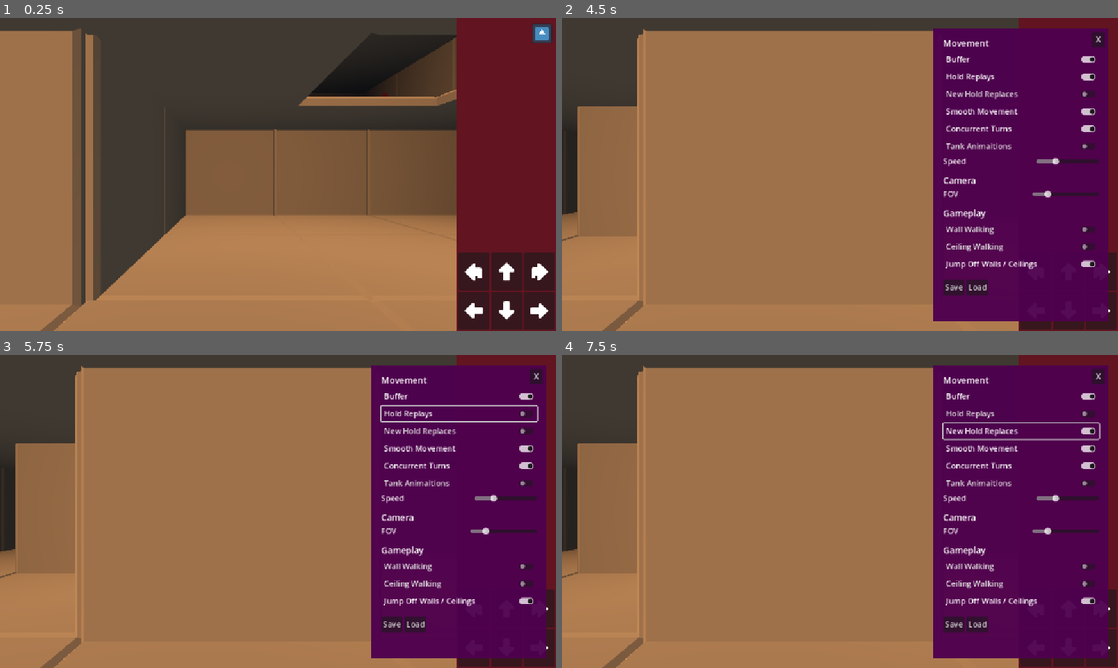
Above: before the commit, frames 1-4 (two rows, left to right).
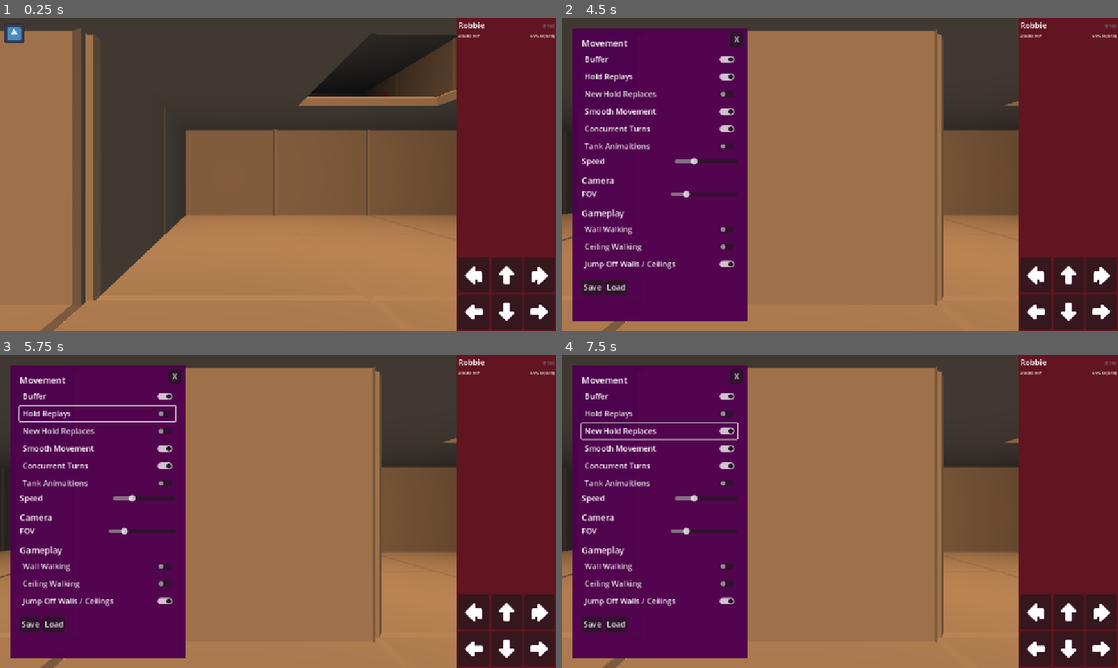
Above: after the commit, the same moments.

Repository: local-minimum/geriatric-crawler
Game: Godot game, scene res://main.tscn
The game is run twice, just before and just after one commit, with the same random seed, the same clock (stepped at 60 frames per second) and the same inputs. The engine's default icon, where the game draws it, is replaced by a stand-in: a white triangle on a blue panel in a dark square.
Inputs (mouse positions are in pixels of both pictures, inside the frame that each line leads up to; where the layout moved, square brackets give the same spot in the first picture):
- Up to frame 1 (0.25 s): no input
- Up to frame 2 (4.5 s): click (1034, 274) [1034, 271] at 0.5 s; click (1067, 274) [1067, 271] at 1.25 s; click (1101, 274) [1101, 271] at 2 s; click (1034, 312) [1034, 309] at 2.75 s; click (1101, 312) [1101, 309] at 3.5 s; click (573, 33) [1101, 33] at 4.25 s
- Up to frame 3 (5.75 s): click "Hold Replays" at 5 s
- Up to frame 4 (7.5 s): click "Hold Replays" at 5.75 s; click "Hold Replays" at 6.5 s; click "New Hold Replaces" at 7.25 s

The runs differ from the first frame. In frame 1, 1.3% of the frame differs, in the area x 0-100%, y 1-97%; in frame 2, 59%, in the area x 1-100%, y 1-97%; in frame 3, 59%; in frame 4, 59%.

Commit message:
Add exploration ui for robot

Diff:
--- a/main.tscn
+++ b/main.tscn
@@ -62,11 +62,12 @@
 environment = SubResource("Environment_ig7tw")
 camera_attributes = SubResource("CameraAttributesPractical_0xm2m")
 
-[node name="Exploration UI" parent="." node_paths=PackedStringArray("level") instance=ExtResource("4_1bvp3")]
+[node name="Exploration UI" parent="." node_paths=PackedStringArray("level", "battle") instance=ExtResource("4_1bvp3")]
 layout_mode = 1
 anchors_preset = -1
 anchor_left = 0.82
 offset_left = 0.0
 level = NodePath("../SubViewportContainer/SubViewport/TestLevel")
+battle = NodePath("../Battle Mode")
 
 [node name="Battle Mode" parent="." instance=ExtResource("5_lquwl")]
--- a/resources/base-robot.tres
+++ b/resources/base-robot.tres
@@ -12,9 +12,21 @@
 [ext_resource type="Resource" uid="uid://bprdlp26xbu37" path="res://resources/robot_abilities/exploration/climbing-1.tres" id="9_2kcf8"]
 [ext_resource type="Resource" uid="uid://dpy5qucyu25fx" path="res://resources/robot_abilities/exploration/lock-picking-2.tres" id="10_hp843"]
 [ext_resource type="Script" uid="uid://cqlxwfe858g4h" path="res://scripts/card_battle/battle_card_data.gd" id="12_lew8e"]
+[ext_resource type="Resource" uid="uid://dcob2h4luvnbl" path="res://resources/player_cards/card_defrag_5.tres" id="13_e4jh0"]
+[ext_resource type="Resource" uid="uid://bc3f2625tdj67" path="res://resources/player_cards/card_defrag_70.tres" id="14_ta0qa"]
+[ext_resource type="Resource" uid="uid://duylk5tm5e1wb" path="res://resources/player_cards/card_defrag_120.tres" id="15_c4jpc"]
+[ext_resource type="Resource" uid="uid://ehfht5qywnnf" path="res://resources/player_cards/card_defrag_370.tres" id="16_a1hkw"]
+[ext_resource type="Resource" uid="uid://b8yrhm4ltj06q" path="res://resources/player_cards/card_fortify-55.tres" id="17_s8fqk"]
+[ext_resource type="Resource" uid="uid://xg54tmjf202g" path="res://resources/player_cards/card_fortify-200.tres" id="18_wbmxl"]
+[ext_resource type="Resource" uid="uid://dyw8d4pex4rg1" path="res://resources/player_cards/card_recharge-735.tres" id="19_lqutm"]
+[ext_resource type="Resource" uid="uid://dxetlv5x2uqs5" path="res://resources/player_cards/card_slam-95.tres" id="20_uq2bs"]
+[ext_resource type="Resource" uid="uid://dwadtd6nwvwd5" path="res://resources/player_cards/card_slam-150.tres" id="21_es0jf"]
+[ext_resource type="Resource" uid="uid://cuqk7tuums5ds" path="res://resources/player_cards/card_slam-810.tres" id="22_hvicc"]
 
 [resource]
 script = ExtResource("2_je4nw")
+id = "base-robot"
+model_name = "B100"
 innate_abilities = Array[ExtResource("1_olfye")]([ExtResource("2_i2741"), ExtResource("3_lew8e")])
 level_1_options = Array[ExtResource("1_olfye")]([ExtResource("4_mno2y")])
 level_2_options = Array[ExtResource("1_olfye")]([ExtResource("5_3en2o"), ExtResource("6_n57fe")])
@@ -24,5 +36,5 @@
 level_2_steps = 4
 level_3_steps = 5
 level_4_steps = 6
-starter_deck = Array[ExtResource("12_lew8e")]([])
+starter_deck = Array[ExtResource("12_lew8e")]([ExtResource("13_e4jh0"), ExtResource("14_ta0qa"), ExtResource("15_c4jpc"), ExtResource("16_a1hkw"), ExtResource("17_s8fqk"), ExtResource("18_wbmxl"), ExtResource("19_lqutm"), ExtResource("20_uq2bs"), ExtResource("21_es0jf"), ExtResource("22_hvicc")])
 metadata/_custom_type_script = "uid://cy6jm0o40d2qm"
--- a/scenes/dungeon/test_level.tscn
+++ b/scenes/dungeon/test_level.tscn
@@ -507,7 +507,7 @@
 variant_id = "target-dummy"
 variant_name = "Target Dummy"
 level = 1
-deck = NodePath("")
+deck = NodePath("BattleDeck")
 brain = NodePath("BattleStrategies")
 _target_system = NodePath("BattleEnemyTargetSystem")
 sprite = ExtResource("12_26eu7")
@@ -555,7 +555,7 @@
 variant_id = "target-dummy"
 variant_name = "Target Dummy"
 level = 1
-deck = NodePath("")
+deck = NodePath("BattleDeck")
 brain = NodePath("BattleStrategies")
 _target_system = NodePath("BattleEnemyTargetSystem")
 sprite = ExtResource("12_26eu7")
@@ -581,7 +581,7 @@
 variant_id = "target-dummy"
 variant_name = "Target Dummy"
 level = 1
-deck = NodePath("")
+deck = NodePath("BattleDeck")
 brain = NodePath("BattleStrategies")
 _target_system = NodePath("BattleEnemyTargetSystem")
 sprite = ExtResource("12_26eu7")
--- a/scenes/ui/exploration_ui.tscn
+++ b/scenes/ui/exploration_ui.tscn
@@ -1,7 +1,8 @@
-[gd_scene load_steps=8 format=3 uid="uid://d3iceirfj21qw"]
+[gd_scene load_steps=9 format=3 uid="uid://d3iceirfj21qw"]
 
 [ext_resource type="Script" uid="uid://dng6kx20nqasv" path="res://scripts/ui/exploration_ui.gd" id="1_jvesw"]
 [ext_resource type="Texture2D" uid="uid://37t534r3ua0p" path="res://sprites/kenny game icons/open-xflipped.png" id="2_m3jmt"]
+[ext_resource type="Script" uid="uid://ds0xko5iuludm" path="res://scripts/ui/exploration_robot_ui.gd" id="2_rfm22"]
 [ext_resource type="Texture2D" uid="uid://cev0382nhv46i" path="res://sprites/kenny game icons/arrowUp.png" id="3_rfm22"]
 [ext_resource type="Texture2D" uid="uid://davhidpjbpjq2" path="res://sprites/kenny game icons/open.png" id="4_eifl5"]
 [ext_resource type="Texture2D" uid="uid://bowjve07f2wq0" path="res://sprites/kenny game icons/arrowLeft.png" id="5_4stpx"]
@@ -41,6 +42,60 @@
 [node name="VBoxContainer" type="VBoxContainer" parent="MarginContainer"]
 layout_mode = 2
 theme_override_constants/separation = 4
+
+[node name="RobotInfo" type="VBoxContainer" parent="MarginContainer/VBoxContainer" node_paths=PackedStringArray("_exploration_ui", "_name_label", "_model_label", "_health_label", "_level_label")]
+layout_mode = 2
+theme_override_constants/separation = 1
+script = ExtResource("2_rfm22")
+_exploration_ui = NodePath("../../..")
+_name_label = NodePath("Name & Model/Name")
+_model_label = NodePath("Name & Model/Model")
+_health_label = NodePath("Health & Level/Health")
+_level_label = NodePath("Health & Level/Level")
+
+[node name="Name & Model" type="HBoxContainer" parent="MarginContainer/VBoxContainer/RobotInfo"]
+layout_mode = 2
+
+[node name="Name" type="Label" parent="MarginContainer/VBoxContainer/RobotInfo/Name & Model"]
+layout_mode = 2
+mouse_filter = 1
+text = "Robbie"
+
+[node name="Spacer" type="Control" parent="MarginContainer/VBoxContainer/RobotInfo/Name & Model"]
+layout_mode = 2
+size_flags_horizontal = 3
+size_flags_vertical = 3
+size_flags_stretch_ratio = 3.0
+mouse_filter = 1
+
+[node name="Model" type="Label" parent="MarginContainer/VBoxContainer/RobotInfo/Name & Model"]
+layout_mode = 2
+mouse_filter = 1
+theme_override_colors/font_color = Color(0.479183, 0.479183, 0.479183, 1)
+theme_override_font_sizes/font_size = 10
+text = "D100"
+
+[node name="Health & Level" type="HBoxContainer" parent="MarginContainer/VBoxContainer/RobotInfo"]
+layout_mode = 2
+
+[node name="Health" type="Label" parent="MarginContainer/VBoxContainer/RobotInfo/Health & Level"]
+layout_mode = 2
+mouse_filter = 1
+theme_override_font_sizes/font_size = 10
+text = "10 / 20 HP"
+
+[node name="Spacer" type="Control" parent="MarginContainer/VBoxContainer/RobotInfo/Health & Level"]
+layout_mode = 2
+size_flags_horizontal = 3
+size_flags_vertical = 3
+size_flags_stretch_ratio = 3.0
+mouse_filter = 1
+
+[node name="Level" type="Label" parent="MarginContainer/VBoxContainer/RobotInfo/Health & Level"]
+layout_mode = 2
+mouse_filter = 1
+theme_override_font_sizes/font_size = 10
+text = "LVL 0 (1/5)"
 
 [node name="Spacer" type="Control" parent="MarginContainer/VBoxContainer"]
 layout_mode = 2
--- a/scenes/ui/ui_debug_settings.tscn
+++ b/scenes/ui/ui_debug_settings.tscn
@@ -22,8 +22,7 @@
 
 [node name="OpenMenuButton" type="Control" parent="."]
 layout_mode = 3
-anchor_left = 0.95
-anchor_right = 1.0
+anchor_right = 0.05
 anchor_bottom = 0.1
 
 [node name="Margin" type="MarginContainer" parent="OpenMenuButton"]
@@ -48,8 +47,7 @@
 [node name="DebugMenu" type="Control" parent="."]
 visible = false
 layout_mode = 3
-anchor_left = 0.65
-anchor_right = 1.0
+anchor_right = 0.35
 anchor_bottom = 1.0
 grow_horizontal = 2
 grow_vertical = 2
--- a/scripts/battle_mode.gd
+++ b/scripts/battle_mode.gd
@@ -54,6 +54,8 @@
 
 func _init() -> void:
     add_to_group(LEVEL_GROUP)
+
+var _inited: bool
 
 func _ready() -> void:
     if battle_hand.on_hand_drawn.connect(_after_deal) != OK:
@@ -64,12 +66,13 @@
         push_error("Failed to connect callback to hand actions completed")
 
     _ui.visible = false
+    _inited = true
 
 var _next_active_enemy: int
 var _player_initiative: int
 
 func get_battling() -> bool:
-    return _ui.visible
+    return _ui.visible && _inited
 
 var _enemies: Array[BattleEnemy]
 func get_enemies() -> Array[BattleEnemy]:
@@ -89,7 +92,11 @@
 
     trigger = battle_trigger
     robot = player_robot
+
     player_deck.load_deck(robot.get_deck())
+
+    battle_player.max_health = robot.model.max_hp
+    battle_player.validate_health()
 
     on_entity_join_battle.emit(battle_player)
     if battle_player.on_end_turn.connect(_next_agent_turn) != OK:
--- a/scripts/card_battle/battle_entity.gd
+++ b/scripts/card_battle/battle_entity.gd
@@ -16,7 +16,7 @@
 
 static var _HEALTH_KEY: String = "health"
 
-var _health: int
+var _health: int = -1
 
 @export
 var max_health: int = 20
@@ -25,7 +25,8 @@
 var sprite: Texture
 
 func _ready() -> void:
-    _health = max_health
+    if _health < 0:
+        _health = max_health
 
 func get_entity_name() -> String:
     push_error("%s doesn't have a name" % name)
@@ -36,6 +37,13 @@
 
 func get_healthiness() -> float:
     return _health as float / max_health
+
+func validate_health() -> void:
+    if _health < 0:
+        _health = max_health
+
+    if _health > max_health:
+        _health = max_health
 
 func is_alive() -> bool:
     return _health > 0
--- a/scripts/robot.gd
+++ b/scripts/robot.gd
@@ -25,6 +25,12 @@
 func is_alive() -> bool: return _alive
 
 func obtained_level() -> int: return _obtained_level_abilities.size()
+
+func get_fights_to_next_level() -> int:
+    return model.get_steps_on_level(_fights, obtained_level() + 1)
+
+func get_fights_required_to_level() -> int:
+    return model.get_level_required_steps(obtained_level() + 1)
 
 func can_level_up() -> bool: return model.get_level(_fights) > obtained_level()
 
@@ -125,13 +131,14 @@
             push_error("We don't know of the %s climbing skill level" % climbing)
 
 func complete_fight() -> void:
-    _fights += 1
-    on_robot_complete_fight.emit(self)
-
+    if _alive:
+        _fights += 1
+        on_robot_complete_fight.emit(self)
 
 func killed_in_fight() -> void:
-    _alive = false
-    on_robot_death.emit(self)
+    if _alive:
+        _alive = false
+        on_robot_death.emit(self)
 
 func get_deck() -> Array[BattleCardData]:
     return model.starter_deck + _obtained_cards
--- a/scripts/robot_model.gd
+++ b/scripts/robot_model.gd
@@ -1,5 +1,11 @@
 extends Resource
 class_name RobotModel
+
+@export
+var id: String
+
+@export
+var model_name: String
 
 @export
 var innate_abilities: Array[RobotAbility]
@@ -31,6 +37,9 @@
 @export
 var starter_deck: Array[BattleCardData]
 
+@export
+var max_hp: int = 20
+
 func get_level(steps: int) -> int:
     if steps < level_1_steps:
         return 0
@@ -49,6 +58,31 @@
 
     return 4
 
+func get_level_required_steps(level: int) -> int:
+    match level:
+        0: return 0
+        1: return level_1_steps
+        2: return level_2_steps
+        3: return level_3_steps
+        4: return level_4_steps
+        _: return -1
+
+func get_steps_on_level(steps: int, level: int) -> int:
+    if level <= 1:
+        return steps
+
+    steps -= level_1_steps
+    if level == 2:
+        return steps
+
+    steps -= level_2_steps
+    if level == 3:
+        return steps
+
+    steps -= level_3_steps
+    return steps
+
+
 func get_level_options(level: int) -> Array[RobotAbility]:
     match level:
         0: return innate_abilities
--- /dev/null
+++ b/scripts/ui/exploration_robot_ui.gd
@@ -0,0 +1,78 @@
+extends Node
+
+@export
+var _exploration_ui: ExplorationUI
+
+@export
+var _name_label: Label
+
+@export
+var _model_label: Label
+
+@export
+var _health_label: Label
+
+@export
+var _level_label: Label
+
+func _ready() -> void:
+    _connect_player(_exploration_ui.level.player, _exploration_ui.battle.battle_player)
+
+func _connect_player(grid_player: GridPlayer, battle_player: BattlePlayer) -> void:
+    if battle_player.on_heal.connect(_handle_on_heal) != OK:
+        push_error("Failed to connect on heal")
+    if battle_player.on_hurt.connect(_handle_on_hurt) != OK:
+        push_error("Failed to connect on hurt")
+    if battle_player.on_death.connect(_handle_on_death) != OK:
+        push_error("Failed to connect on death")
+
+    if grid_player.robot.on_robot_complete_fight.connect(_handle_on_complete_fight) != OK:
+        push_error("Failed to connect on robot complete fight")
+
+    _sync_robot(grid_player.robot, battle_player)
+
+func _sync_robot(robot: Robot, battle_player: BattlePlayer) -> void:
+    _name_label.text = robot.given_name
+    _model_label.text = robot.model.model_name
+
+    _sync_level(robot)
+
+    if battle_player == null || !_exploration_ui.battle.get_battling():
+        _health_label.text = "%s/%s HP" % [robot.model.max_hp, robot.model.max_hp]
+    else:
+        _sync_health(battle_player)
+
+func _sync_level(robot: Robot) -> void:
+    var lvl: int = robot.obtained_level()
+
+    if lvl == 4:
+        _level_label.text = "LVL %s (MAX)" % lvl
+    else:
+        var required: int = robot.get_fights_required_to_level()
+        var done: int = robot.get_fights_to_next_level()
+
+        if done >= required:
+            _level_label.text = "LVL %s (LVL UP!)" % [lvl]
+        else:
+            _level_label.text = "LVL %s (%s/%s)" % [lvl, done, required]
+
+func _sync_health(battle_player: BattleEntity) -> void:
+    if battle_player == null:
+        return
+
+    if battle_player.is_alive():
+        _health_label.text = "%s/%s HP" % [battle_player.get_health(), battle_player.max_health]
+    else:
+        _health_label.text = "DISEASED"
+
+func _handle_on_heal(entity: BattleEntity, _amount: int, _new_health: int, _overheal: bool) -> void:
+    _sync_health(entity)
+
+func _handle_on_hurt(entity: BattleEntity, _amount: int, _new_health: int) -> void:
+    _sync_health(entity)
+
+func _handle_on_death(entity: BattleEntity) -> void:
+    _sync_health(entity)
+
+func _handle_on_complete_fight(robot: Robot) -> void:
+    _sync_level(robot)
--- a/scripts/ui/exploration_ui.gd
+++ b/scripts/ui/exploration_ui.gd
@@ -3,6 +3,9 @@
 
 @export
 var level: GridLevel
+
+@export
+var battle: BattleMode
 
 func _on_turn_left_pressed() -> void:
     if !level.player.attempt_movement(Movement.MovementType.TURN_COUNTER_CLOCKWISE):
Not shown: 1 places in resources/base-robot.tres that only renumber resources
Not shown: 2 places in scenes/dungeon/test_level.tscn that only renumber resources
Not shown, added: scripts/ui/exploration_robot_ui.gd.uid
